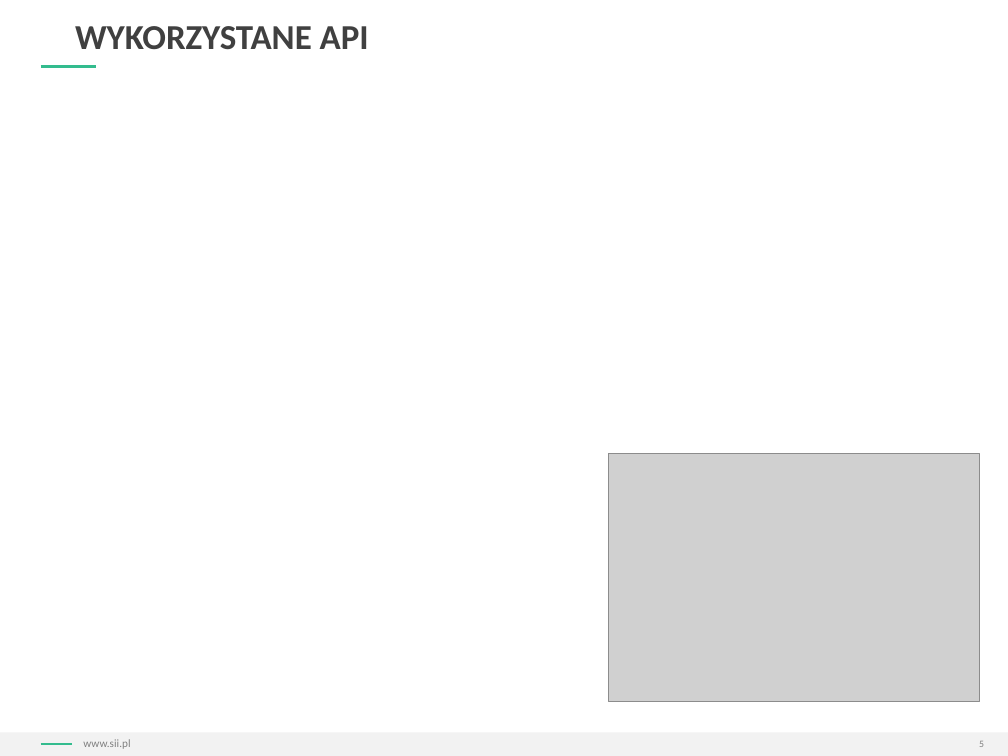
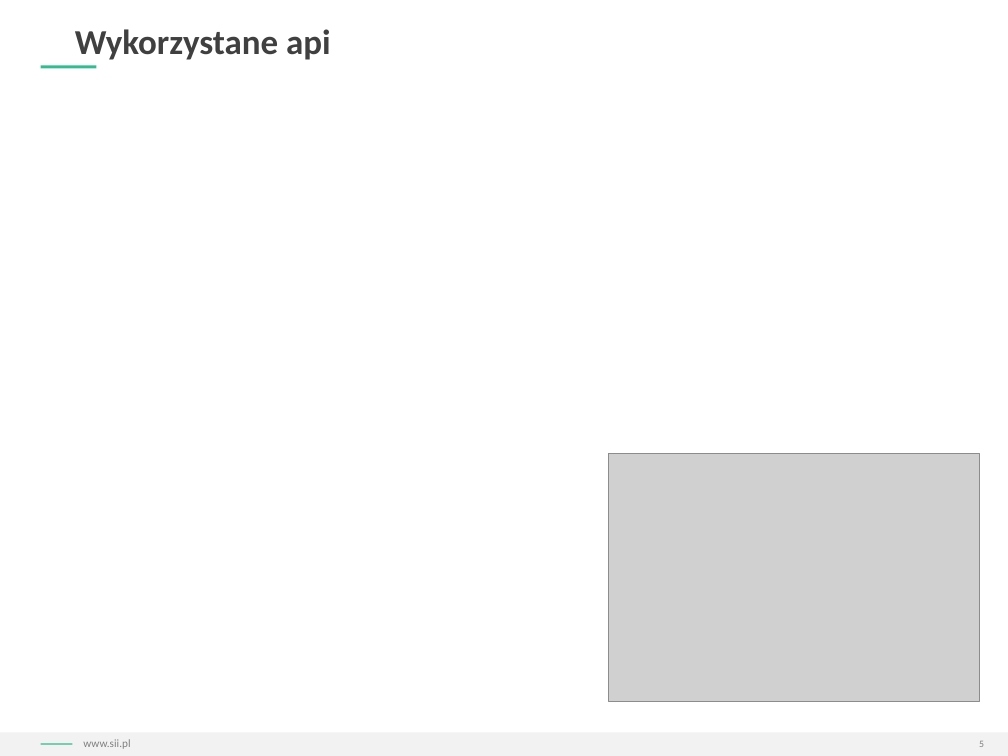
Before and after one commit to Qbicz/iot-home-security-hackathon, a slide deck: slide 5 of PPT_dla_uczestników_LC16.pptx. Drawn at 1008x756 pixels with LibreOffice and Linux fonts; fonts in the diff are those of the drawing; grey boxes stand for pictures; background and template pictures are left out. Boxes give left, top, right and bottom in pixels: in the first picture for what was removed or moved away, otherwise in the second. Text is boxed around its words. In the diff, an @@ line names an element or a change of style, - is before the commit and + after.

```diff
--- a/PPT_dla_uczestników_LC16.pptx
+++ b/PPT_dla_uczestników_LC16.pptx
@@ text at [75,29,331,60]: text changed @@
-WYKORZYSTANE API
+Wykorzystane api
@@ line (40, 744) - (73, 744): stroke #33BC8E 1 pt to #33BC8E 0.99 pt @@
```
Also in this commit, not shown: 7 other slides changed, 2 other files.
